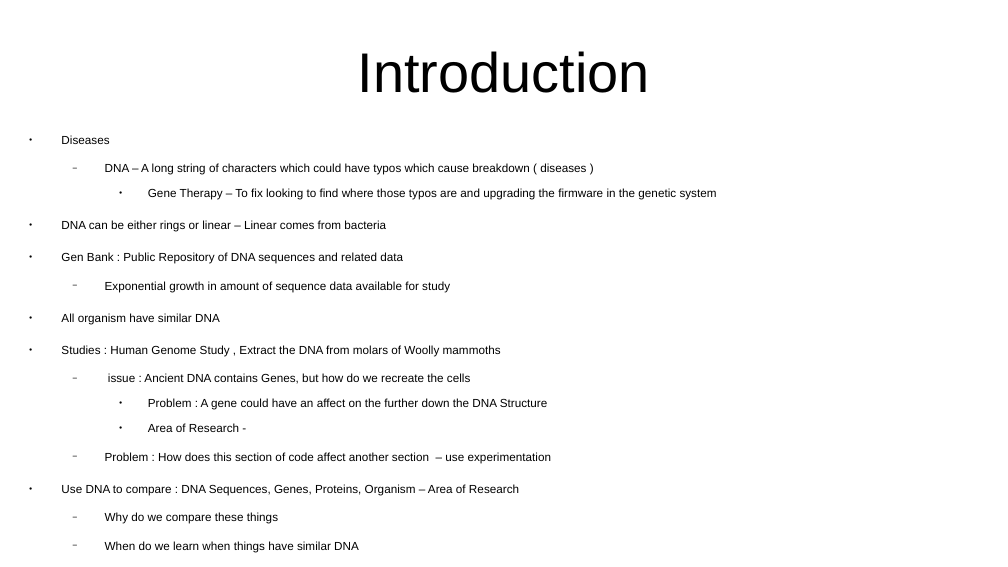
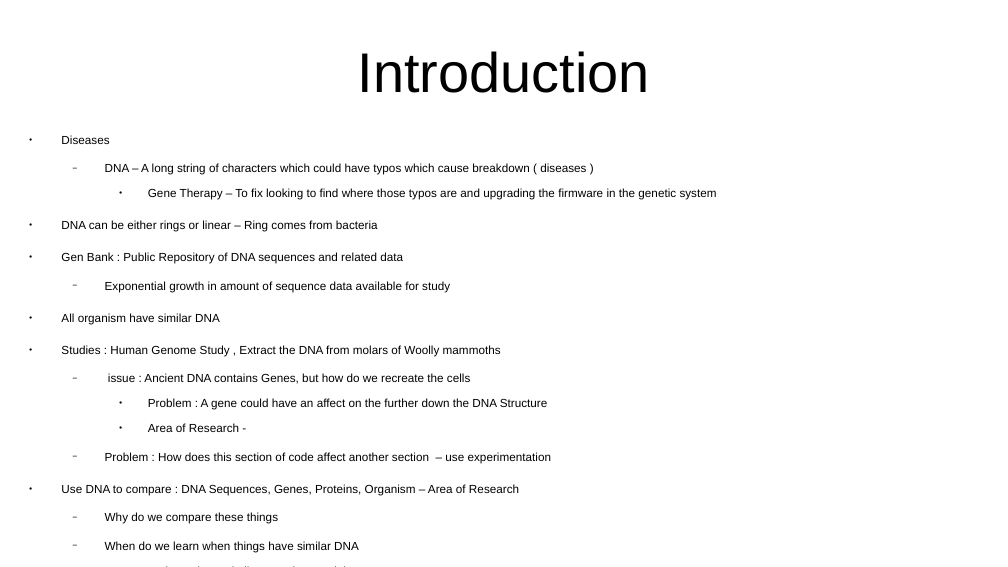
Before and after one commit to CharlesStockman/notesFromCourses, a slide deck: slide 4 of bioinformatics/CS-3000 – Bioinformatics.odp. Drawn at 1008x567 pixels with LibreOffice and Linux fonts; fonts in the diff are those of the drawing. Boxes give left, top, right and bottom in pixels: in the first picture for what was removed or moved away, otherwise in the second. Text is boxed around its words. In the diff, an @@ line names an element or a change of style, - is before the commit and + after.

```diff
--- a/bioinformatics/CS-3000 – Bioinformatics.odp
+++ b/bioinformatics/CS-3000 – Bioinformatics.odp
@@ text "Diseases" at (61,135,717,553): bullet − to ●; list level 2 to 3 in "or do not have similar ..."; list level 2 to 3 in "If they look different could ..." @@
@@ text at (61,220,378,232): text changed @@
-● DNA can be either rings or linear – Linear comes from bacteria
+● DNA can be either rings or linear – Ring comes from bacteria
```
Also in this commit, not shown: 4 other slides changed, 2 slides added, 1 slide removed, 15 other files.
